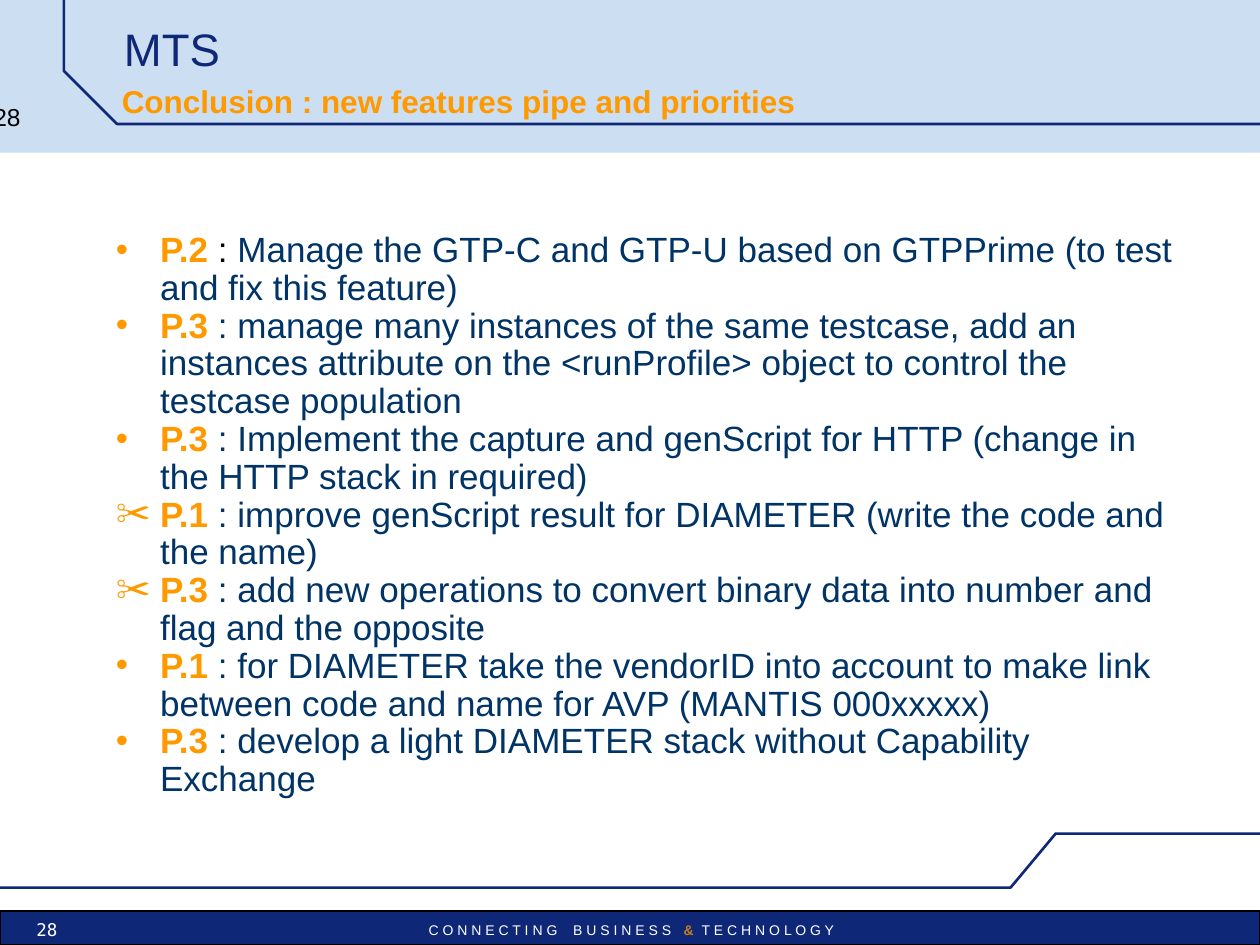
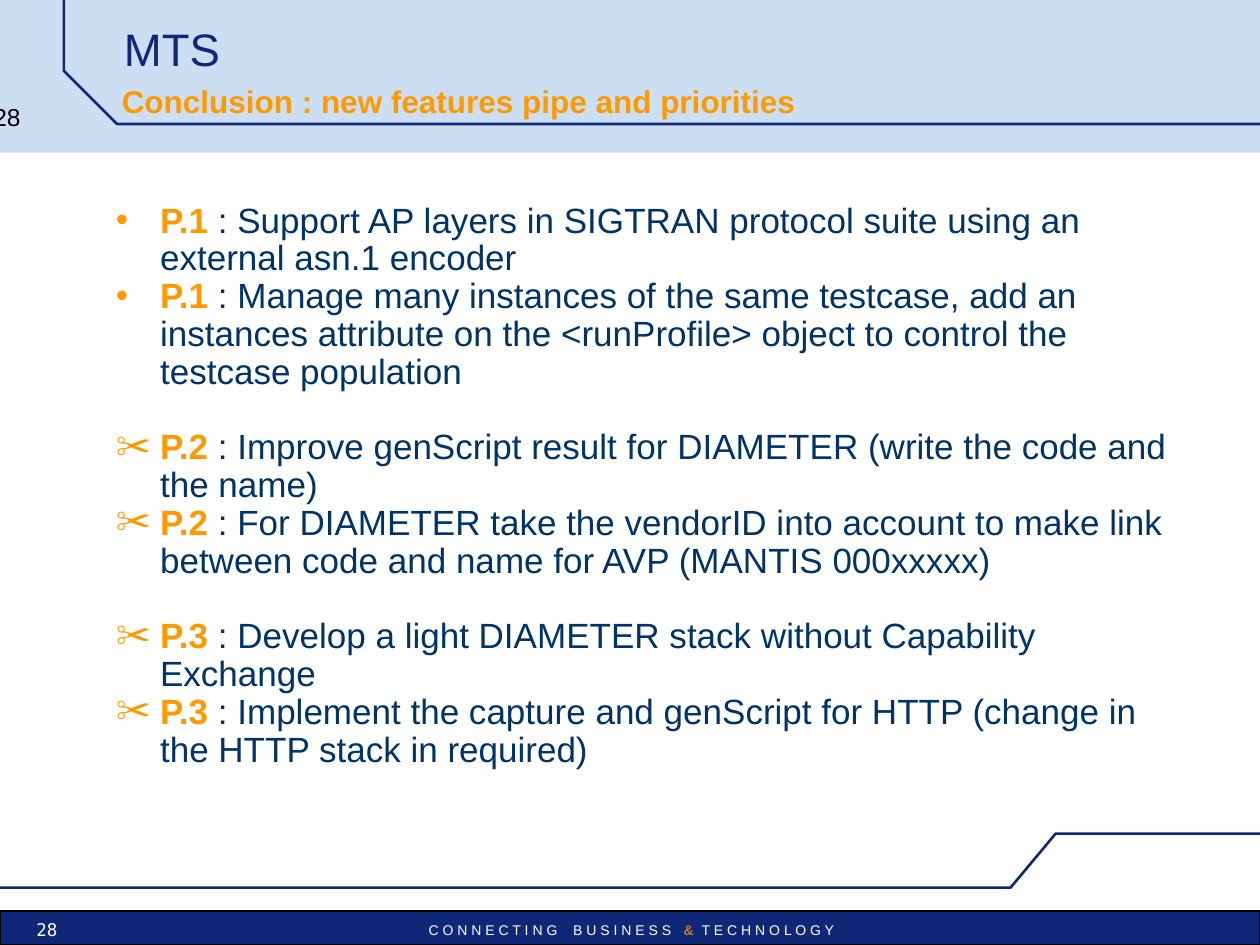
Before and after one commit to vu3mmg/mts-project, a slide deck: slide 28 of trunk/mts/src/main/doc/MTS_pres_technical.ppt. Drawn at 1260x945 pixels with LibreOffice and Linux fonts; fonts in the diff are those of the drawing; background and template pictures are left out. Boxes give left, top, right and bottom in pixels: in the first picture for what was removed or moved away, otherwise in the second. Text is boxed around its words. In the diff, an @@ line names an element or a change of style, - is before the commit and + after.

```diff
--- a/trunk/mts/src/main/doc/MTS_pres_technical.ppt
+++ b/trunk/mts/src/main/doc/MTS_pres_technical.ppt
@@ text "P.1 : Support AP layers ...": place and size @@
-text "P.1 : Support AP layers ..." at bbox=[160, 236, 1171, 798]
+text "P.1 : Support AP layers ..." at bbox=[160, 207, 1165, 769]
@@ text at bbox=[160, 207, 1165, 693]: text changed @@
-• P.2 : Manage the GTP-C and GTP-U based on GTPPrime (to test and fix this feature)
-• P.3 : manage many instances of the same testcase, add an instances attribute on the <runProfile> object to control the testcase population
+• P.1 : Support AP layers in SIGTRAN protocol suite using an external asn.1 encoder
+• P.1 : Manage many instances of the same testcase, add an instances attribute on the <runProfile> object to control the testcase population
+✂ P.2 : Improve genScript result for DIAMETER (write the code and the name)
+✂ P.2 : For DIAMETER take the vendorID into account to make link between code and name for AVP (MANTIS 000xxxxx)
+✂ P.3 : Develop a light DIAMETER stack without Capability Exchange
@@ text at bbox=[160, 501, 1163, 798]: paragraphs removed @@
-✂ P.1 : improve genScript result for DIAMETER (write the code and the name)
-✂ P.3 : add new operations to convert binary data into number and flag and the opposite
-• P.1 : for DIAMETER take the vendorID into account to make link between code and name for AVP (MANTIS 000xxxxx)
-• P.3 : develop a light DIAMETER stack without Capability Exchange
@@ text at bbox=[160, 698, 1136, 769]: bullet • to ✂ @@
```
Also in this commit, not shown: 3 other slides changed, 6 other files.
